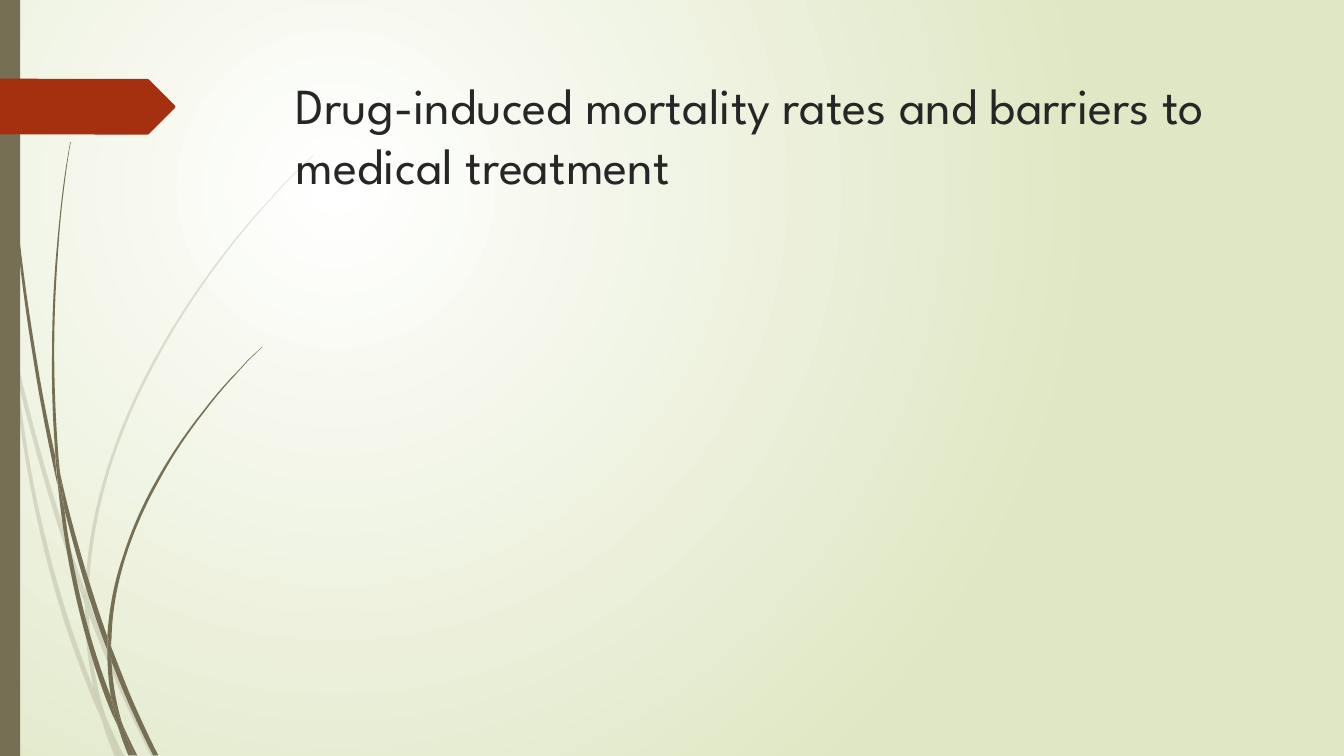
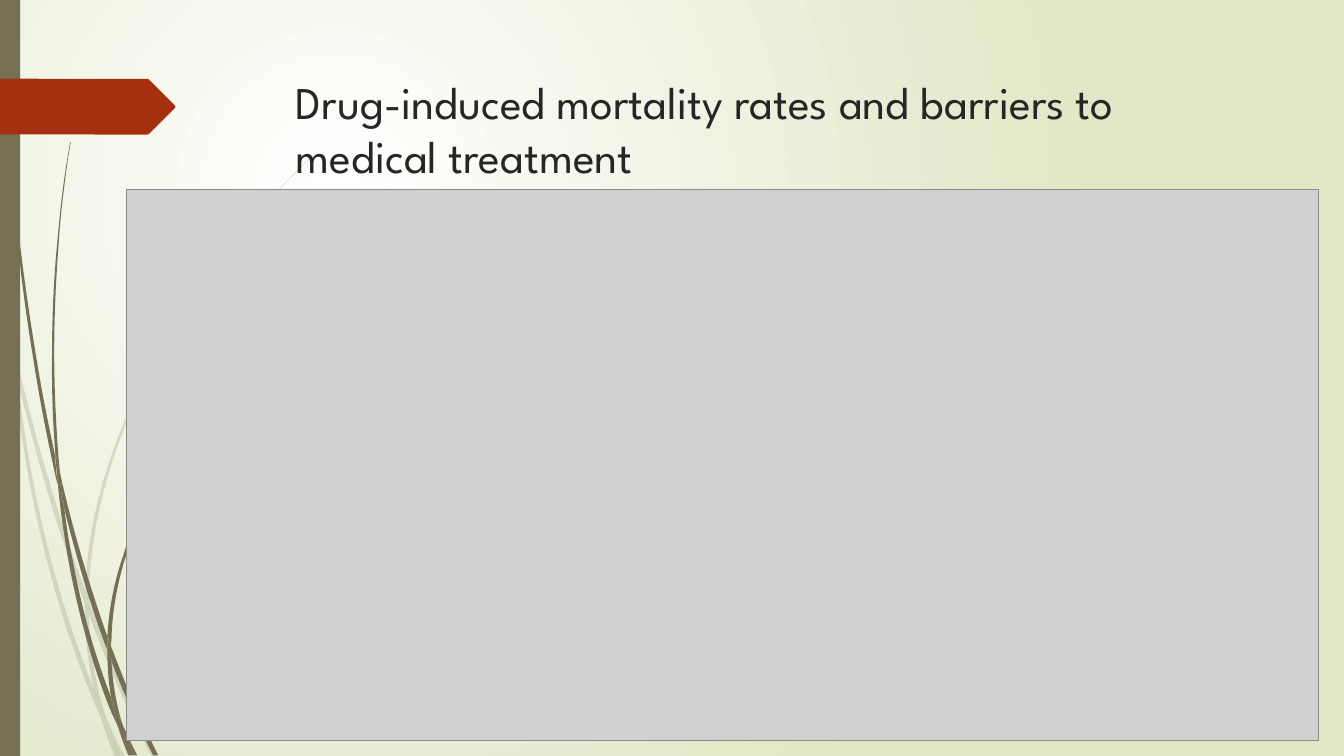
Before and after one commit to yayunl/DataViz-Project1, a slide deck: slide 8 of Drug Mortality and Socio-Economic conditions in Connecticut.pptx (slide 6 before the commit). Drawn at 1344x756 pixels with LibreOffice and Linux fonts; fonts in the diff are those of the drawing; grey boxes stand for pictures. Boxes give left, top, right and bottom in pixels: in the first picture for what was removed or moved away, otherwise in the second. Text is boxed around its words. In the diff, an @@ line names an element or a change of style, - is before the commit and + after.

```diff
--- a/Drug Mortality and Socio-Economic conditions in Connecticut.pptx
+++ b/Drug Mortality and Socio-Economic conditions in Connecticut.pptx
@@ title "Drug-induced mortality rates and barriers ..." at (296,87,1113,174): size 36 to 32.4 pt @@
@@ picture added at (127,190,1319,741) @@
```
Also in this commit, not shown: 2 slides added.
